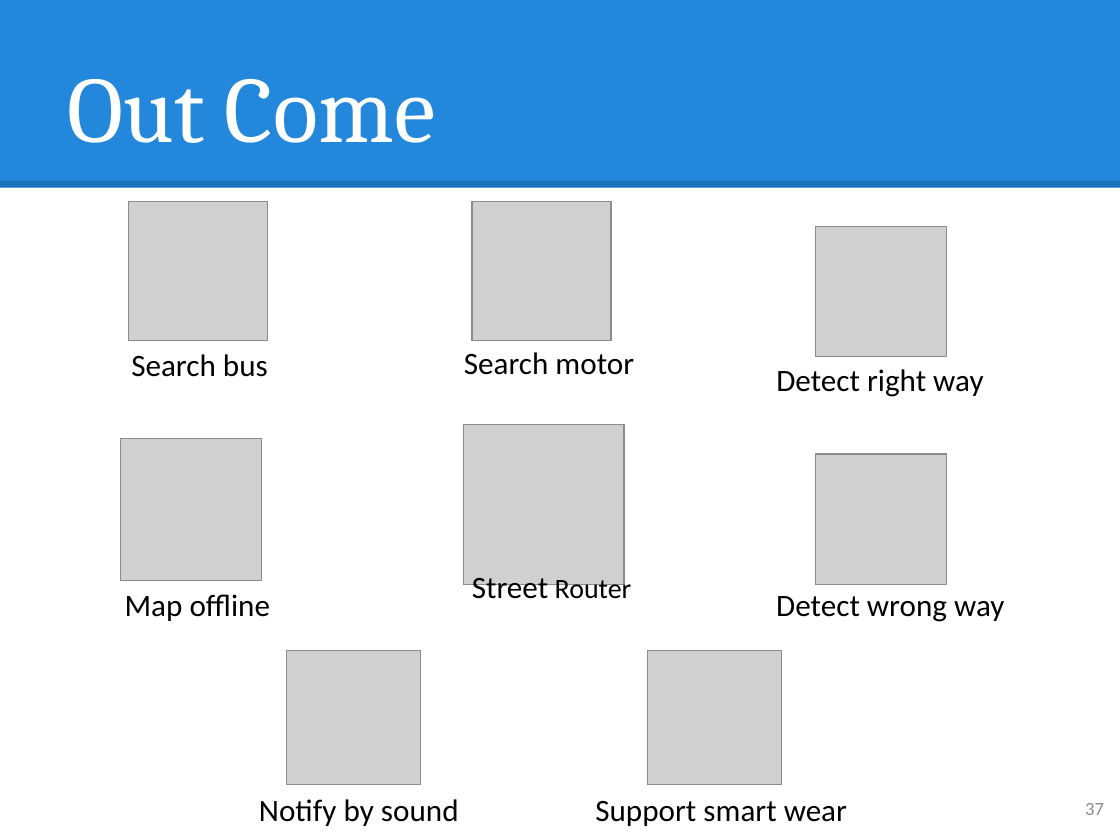
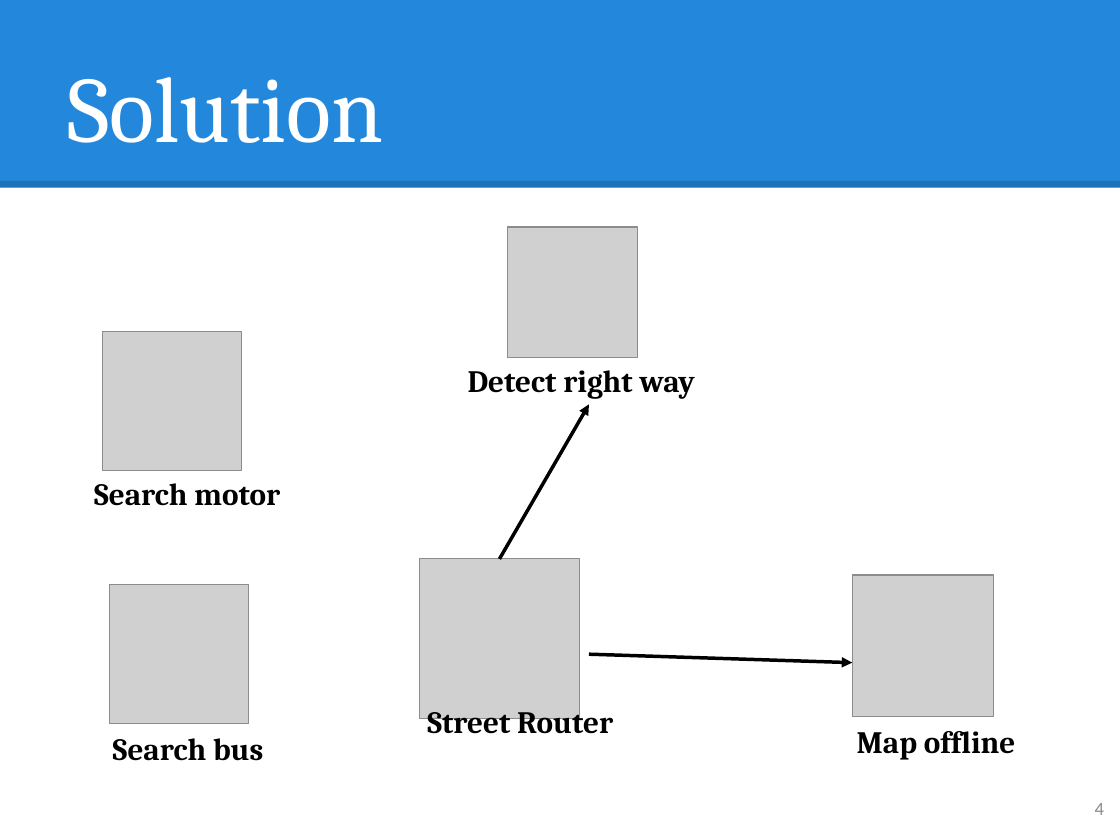
Before and after one commit to hqt/street-router, a slide deck: slide 4 of Document/presentation/nam/6 notify right route.pptx (slide 37 before the commit). Drawn at 1120x840 pixels with LibreOffice and Linux fonts; fonts in the diff are those of the drawing; grey boxes stand for pictures. Boxes give left, top, right and bottom in pixels: in the first picture for what was removed or moved away, otherwise in the second. Text is boxed around its words. In the diff, an @@ line names an element or a change of style, - is before the commit and + after.

```diff
--- a/Document/presentation/nam/6 notify right route.pptx
+++ b/Document/presentation/nam/6 notify right route.pptx
@@ title at [67,77,383,143]: text changed @@
-Out Come
+Solution
@@ picture: place and size @@
-picture at [815,226,946,357]
+picture at [507,227,638,358]
@@ picture: place and size @@
-picture at [472,202,610,340]
+picture at [102,332,241,470]
@@ text "Detect right way": place and size @@
-text "Detect right way" at [776,369,983,397]
+text "Detect right way" at [468,370,695,398]
@@ arrow added from (500, 559) to (589, 404), #000000 2.25 pt @@
@@ text "Search motor": place and size @@
-text "Search motor" at [464,352,634,375]
+text "Search motor" at [94,483,280,506]
@@ picture removed at [815,454,946,585] @@
@@ picture: place and size @@
-picture at [464,424,624,585]
+picture at [420,559,580,719]
@@ picture: place and size @@
-picture at [128,202,267,340]
+picture at [110,585,249,724]
@@ text removed at [776,596,1004,622] @@
-Detect wrong way
@@ picture: place and size @@
-picture at [120,439,261,580]
+picture at [852,575,993,716]
@@ picture removed at [287,651,421,785] @@
@@ arrow added from (589, 654) to (852, 663), #000000 2.25 pt @@
@@ picture removed at [647,651,782,785] @@
@@ text "Street Router": place and size @@
-text "Street Router" at [472,575,632,606]
+text "Street Router" at [427,704,613,739]
@@ text "Street Router" at [427,704,613,739]: size 18 to 20 pt in "Router"; font Calibri to Cambria, bold on @@
@@ font Calibri to Cambria, bold on in 4 elements at [113,738,263,761], [94,483,280,506], [468,370,695,398], [857,731,1015,760] @@
@@ text "Map offline": place and size @@
-text "Map offline" at [125,594,271,621]
+text "Map offline" at [857,731,1015,760]
@@ text "Search bus": place and size @@
-text "Search bus" at [131,354,268,377]
+text "Search bus" at [113,738,263,761]
@@ text removed at [259,799,459,826] @@
-Notify by sound
@@ text removed at [595,801,847,826] @@
-Support smart wear
@@ page number at [1095,803,1104,815]: text changed @@
-37
+4
```
Also in this commit, not shown: 1 slide added, 1 slide removed, 4 other files.
